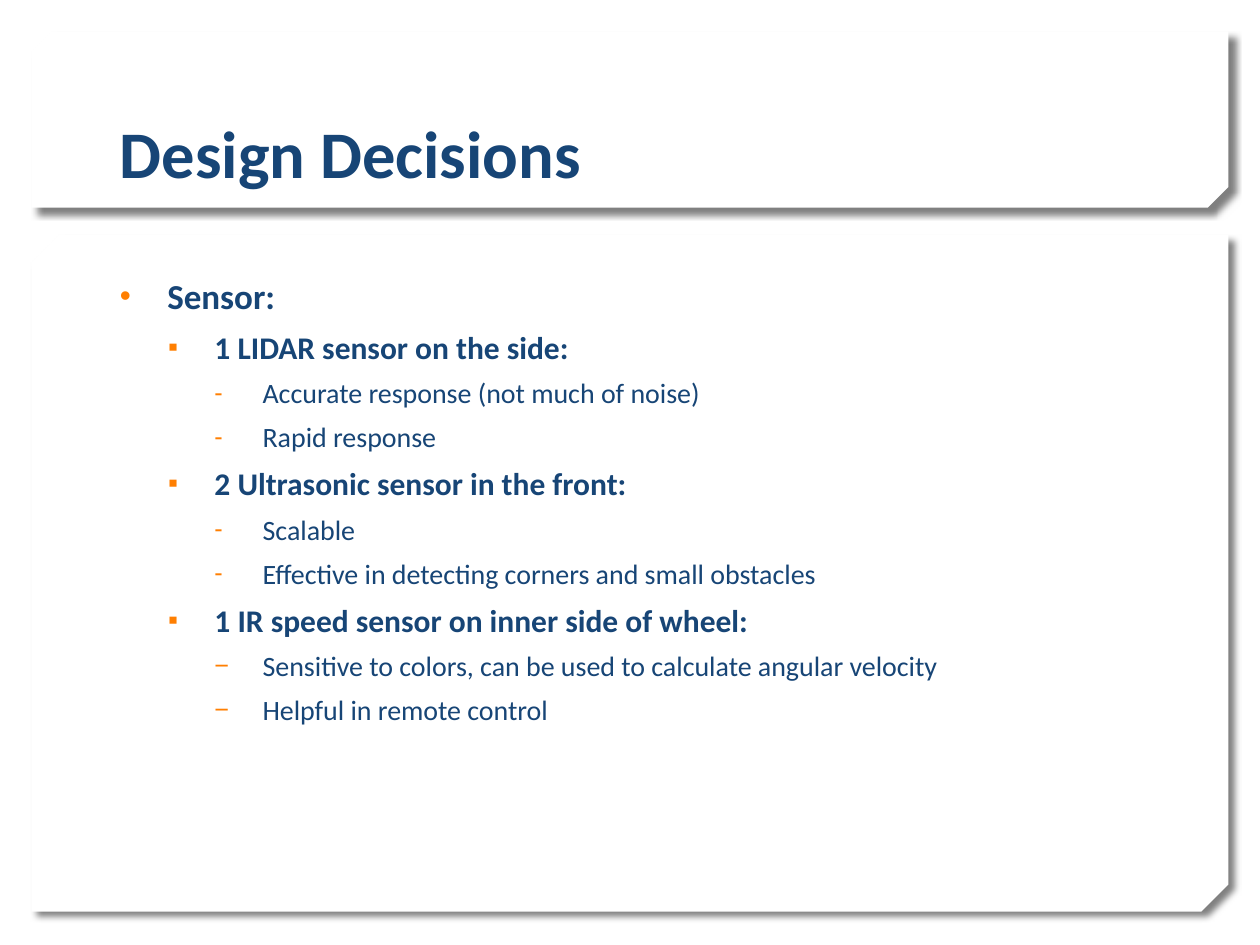
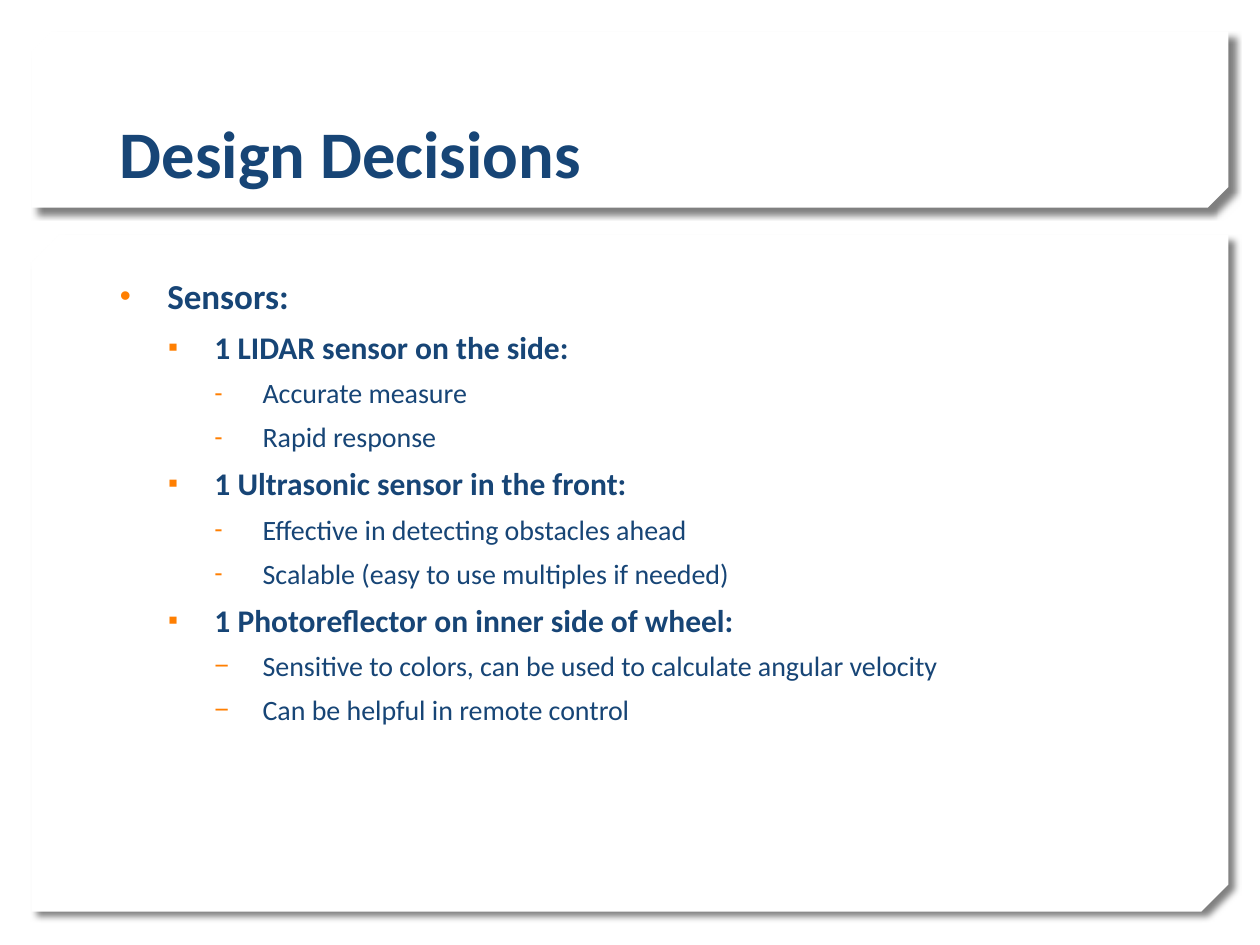
Before and after one commit to estherlu/EC544_Group4, a slide deck: slide 3 of challenge#4/Challenge4_Group4.pptx. Drawn at 1260x945 pixels with LibreOffice and Linux fonts; fonts in the diff are those of the drawing; background and template pictures are left out. Boxes give left, top, right and bottom in pixels: in the first picture for what was removed or moved away, otherwise in the second. Text is boxed around its words. In the diff, an @@ line names an element or a change of style, - is before the commit and + after.

```diff
--- a/challenge#4/Challenge4_Group4.pptx
+++ b/challenge#4/Challenge4_Group4.pptx
@@ text at (167,286,288,310): text changed @@
-• Sensor:
+• Sensors:
@@ text at (263,385,467,404): text changed @@
-    – Accurate response (not much of noise)
+    – Accurate measure
@@ text at (214,473,733,633): text changed; size 18 to 16 pt; bold off @@
-  ▪ 2 Ultrasonic sensor in the front:
-    – Scalable
-    – Effective in detecting corners and small obstacles
-  ▪ 1 IR speed sensor on inner side of wheel:
+  ▪ 1 Ultrasonic sensor in the front:
+    – Effective in detecting obstacles ahead
+    – Scalable (easy to use multiples if needed)
+  ▪ 1 Photoreflector on inner side of wheel:
@@ text at (263,700,629,725): text changed @@
-    − Helpful in remote control
+    − Can be helpful in remote control
```
Also in this commit, not shown: 3 other slides changed.
